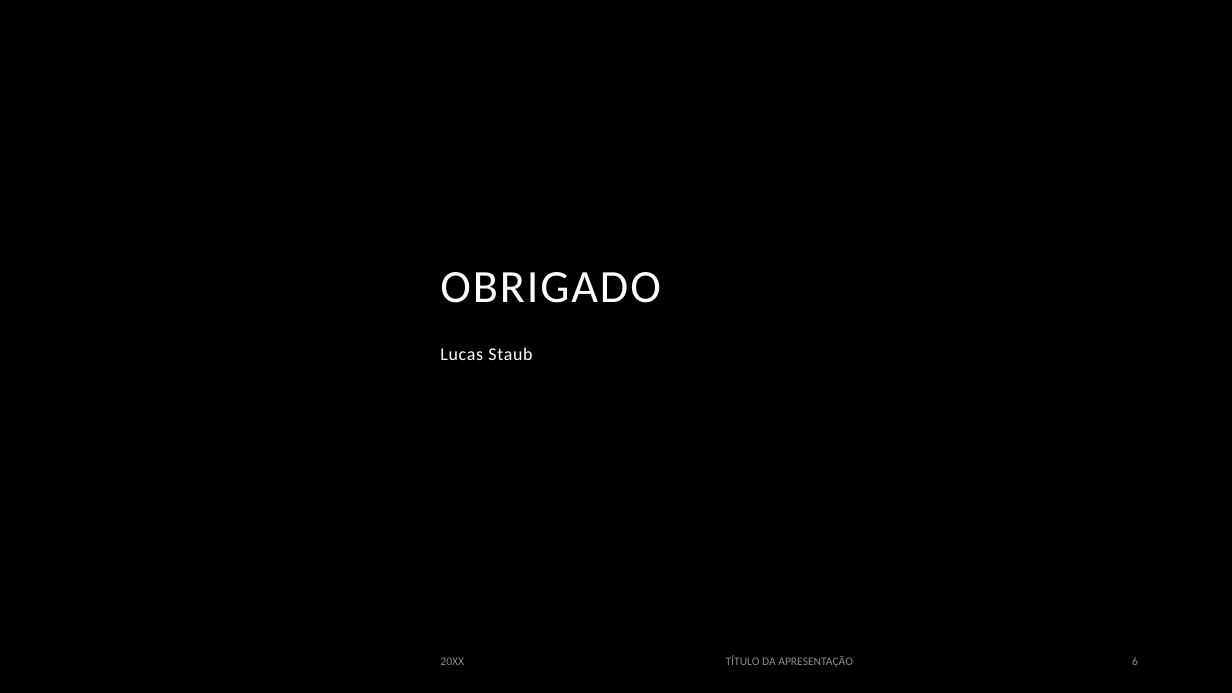
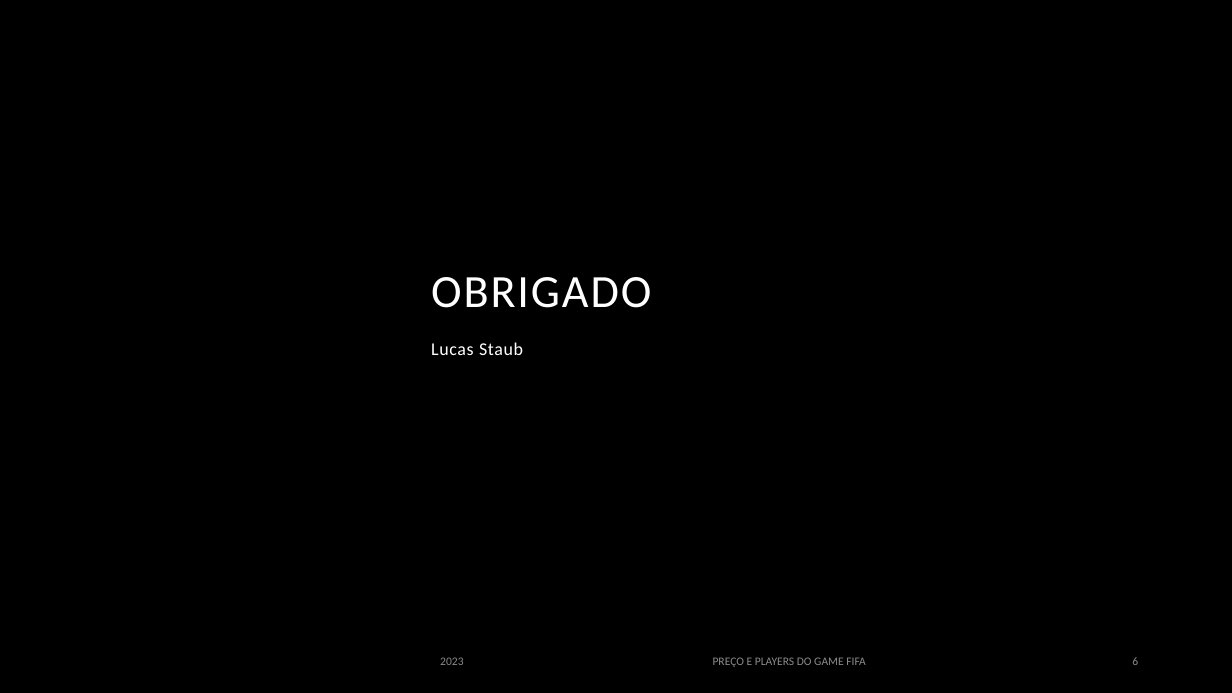
Before and after one commit to lssk97/Micro1-UFRGS-LS, a slide deck: slide 6 of PPT FIFA.pptx. Drawn at 1232x693 pixels with LibreOffice and Linux fonts; fonts in the diff are those of the drawing; background and template pictures are left out. Boxes give left, top, right and bottom in pixels: in the first picture for what was removed or moved away, otherwise in the second. Text is boxed around its words. In the diff, an @@ line names an element or a change of style, - is before the commit and + after.

```diff
--- a/PPT FIFA.pptx
+++ b/PPT FIFA.pptx
@@ title "OBRIGADO": place and size @@
-title "OBRIGADO" at [440,272,660,303]
+title "OBRIGADO" at [431,277,651,308]
@@ subtitle "Lucas Staub" at [431,342,523,355]: indent changed @@
@@ text at [440,657,463,665]: text changed; text colour #8C8C8C to #8B8B8B @@
-20XX
+2023
@@ text at [713,657,866,667]: text changed; text colour #8C8C8C to #8B8B8B @@
-TÍTULO DA APRESENTAÇÃO
+PREÇO E PLAYERS DO GAME FIFA
```
Also in this commit, not shown: 4 other slides changed, 1 slide added, 1 slide removed.
